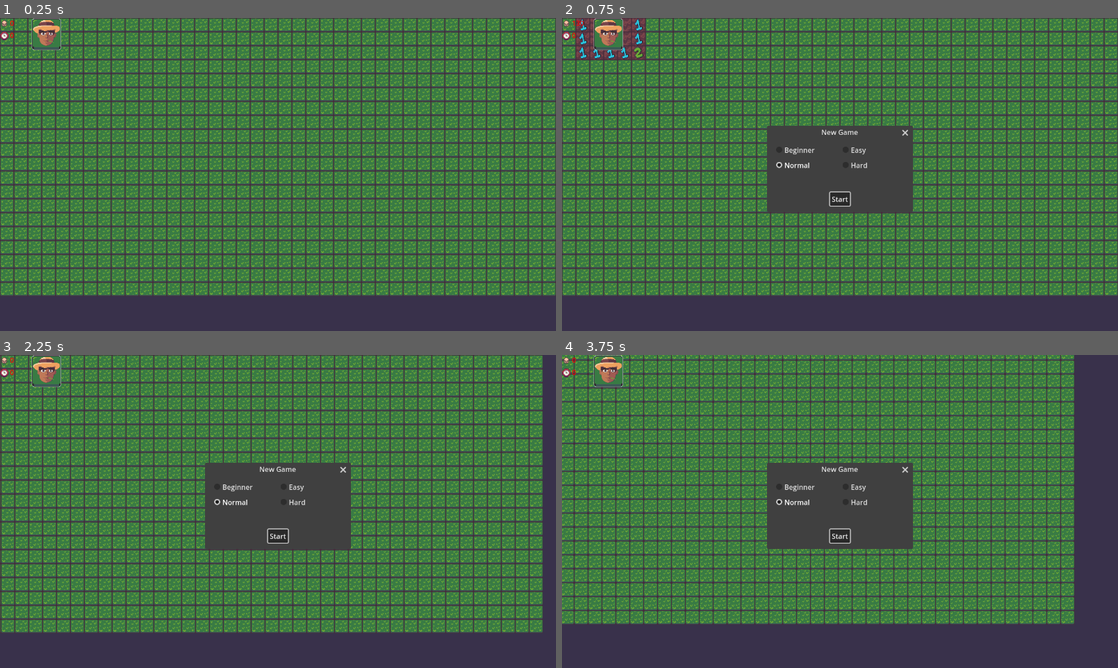
Above: before the commit, frames 1-4 (two rows, left to right).
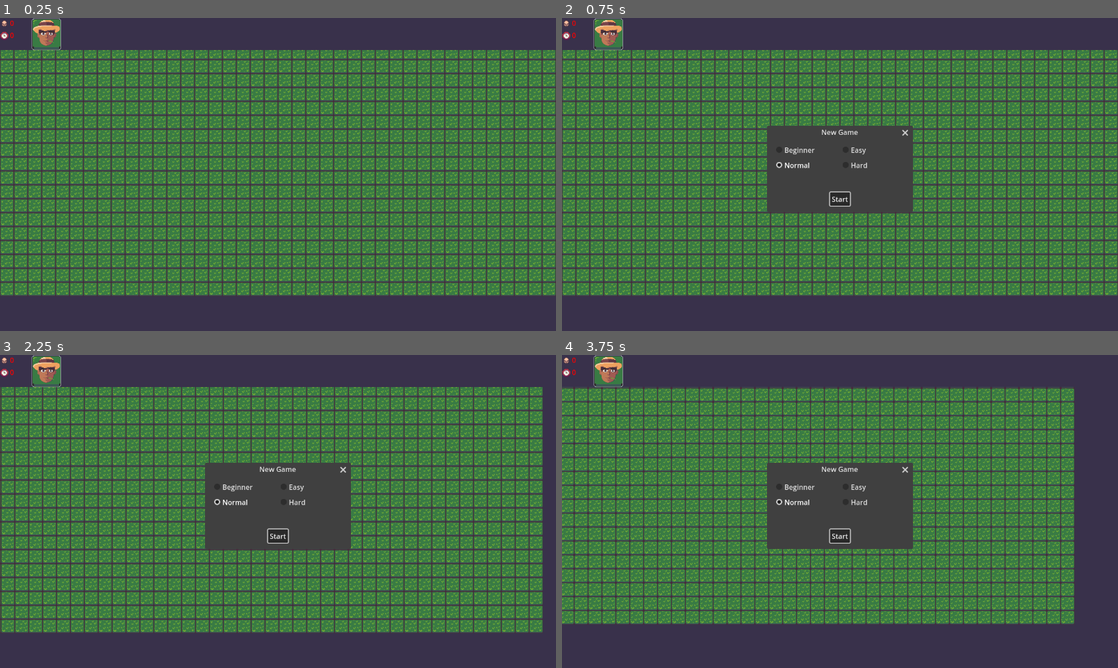
Above: after the commit, the same moments.

Repository: Hudell/campo-minado-de-bosta
Game: Godot game, scene res://main.tscn
The game is run twice, just before and just after one commit, with the same random seed, the same clock (stepped at 60 frames per second) and the same inputs.
Inputs (mouse positions are in pixels of both pictures, inside the frame that each line leads up to):
- Up to frame 1 (0.25 s): no input
- Up to frame 2 (0.75 s): click (606, 33) at 0.5 s
- Up to frame 3 (2.25 s): click "Start" at 1.25 s; tap Enter at 2 s; move the mouse to (400, 495) at 2.02 s; hold Right (ui_right) from 2.03 s (still down); click (400, 495) at 2.17 s
- Up to frame 4 (3.75 s): release Right (ui_right) at 2.75 s; click "Start" at 2.75 s; tap Space at 3.5 s; move the mouse to (728, 527) at 3.52 s; hold Down (ui_down) from 3.53 s (still down); click (728, 527) at 3.67 s

The runs differ from the first frame. In frame 1, 7.8% of the frame differs, in the area x 0-100%, y 0-11%; in frame 2, 8.2%, in the area x 0-100%, y 0-14%; in frame 3, 8.0%; in frame 4, 8.0%.

Commit message:
ignore input while mouse is over the top UI panel

Diff:
--- a/main.tscn
+++ b/main.tscn
@@ -13,11 +13,10 @@
 
 [node name="Panel" type="Panel" parent="Game"]
 custom_minimum_size = Vector2(1280, 720)
-offset_left = -100.0
-offset_top = -100.0
-offset_right = 1280.0
-offset_bottom = 720.0
-scale = Vector2(3, 3)
+offset_left = -3840.0
+offset_top = -2160.0
+offset_right = 3840.0
+offset_bottom = 2160.0
 theme_override_styles/panel = SubResource("StyleBoxFlat_hf6cd")
 
 [node name="MinesGrid" parent="Game" instance=ExtResource("1_f10nx")]
--- a/mines_grid.gd
+++ b/mines_grid.gd
@@ -35,12 +35,13 @@
 var is_clicked := false
 var clicked_mouse_button: MouseButton
 var paused = false
+var is_mouse_blocked = false
 
 func _ready() -> void:
 	clear_board()
 
 func _input(event: InputEvent) -> void:
-	if paused:
+	if paused or is_mouse_blocked:
 		clear_click_data()
 		return
 
--- a/ui.gd
+++ b/ui.gd
@@ -11,7 +11,6 @@
 		update_mines_left()
 		update_timer()
 		update_button()
-
 
 func get_mines_left() -> int:
 	if game == null:
@@ -45,10 +44,15 @@
 	update_timer()
 	update_button()
 
+	if game != null and game.game_finished and not game.game_lost:
+		$AcceptDialog.title = "You've won!"
+		$AcceptDialog.popup()
+
 func _on_game_button_pressed() -> void:
 	if game != null:
 		game.paused = true
 
+		$AcceptDialog.title = "New Game"
 		$AcceptDialog.popup()
 
 func update_mines_left():
@@ -63,6 +67,9 @@
 	%GameButton.visible = not lost
 	%GameLostButton.visible = lost
 
+	if game != null and game.game_lost:
+		$AcceptDialog.title = "You've lost!"
+		$AcceptDialog.popup()
 
 func _on_accept_dialog_confirmed() -> void:
 	if game != null:
@@ -85,3 +92,23 @@
 func _on_accept_dialog_canceled() -> void:
 	if game != null:
 		game.paused = false
+
+func prevent_game_input():
+	if game != null:
+		game.is_mouse_blocked = true
+
+func allow_game_input():
+	if game != null:
+		game.is_mouse_blocked = false
+
+func _on_panel_container_gui_input(_event: InputEvent) -> void:
+	prevent_game_input()
+
+func _on_control_gui_input(_event: InputEvent) -> void:
+	allow_game_input()
+
+func _on_game_button_gui_input(_event: InputEvent) -> void:
+	prevent_game_input()
+
+func _on_game_lost_button_gui_input(_event: InputEvent) -> void:
+	prevent_game_input()
--- a/ui.tscn
+++ b/ui.tscn
@@ -9,7 +9,7 @@
 [ext_resource type="Texture2D" uid="uid://cefhjenmj7yy6" path="res://assets/button_disgusted_pressed.png" id="5_k6qee"]
 
 [sub_resource type="StyleBoxFlat" id="StyleBoxFlat_xjy4p"]
-bg_color = Color(0.223529, 0.192157, 0.294118, 0)
+bg_color = Color(0.223529, 0.192157, 0.294118, 1)
 
 [sub_resource type="StyleBoxFlat" id="StyleBoxFlat_ql4e8"]
 bg_color = Color(0.223529, 0.192157, 0.294118, 0)
@@ -18,6 +18,14 @@
 
 [node name="UI" type="CanvasLayer"]
 script = ExtResource("1_bo8mo")
+
+[node name="Control" type="Control" parent="."]
+layout_mode = 3
+anchors_preset = 0
+offset_left = -100.0
+offset_top = -100.0
+offset_right = 1380.0
+offset_bottom = 820.0
 
 [node name="PanelContainer" type="PanelContainer" parent="."]
 custom_minimum_size = Vector2(0, 64)
@@ -106,6 +114,7 @@
 layout_mode = 2
 size_flags_horizontal = 4
 size_flags_vertical = 4
+mouse_default_cursor_shape = 2
 texture_normal = ExtResource("1_86rhh")
 texture_pressed = ExtResource("2_fcuxb")
 
@@ -115,6 +124,7 @@
 layout_mode = 2
 size_flags_horizontal = 4
 size_flags_vertical = 4
+mouse_default_cursor_shape = 2
 texture_normal = ExtResource("4_ttmdh")
 texture_pressed = ExtResource("5_k6qee")
 
@@ -158,7 +168,11 @@
 button_group = SubResource("ButtonGroup_g2lgp")
 text = "Hard"
 
+[connection signal="gui_input" from="Control" to="." method="_on_control_gui_input"]
+[connection signal="gui_input" from="PanelContainer" to="." method="_on_panel_container_gui_input"]
+[connection signal="gui_input" from="PanelContainer/HBoxContainer/GameButton" to="." method="_on_game_button_gui_input"]
 [connection signal="pressed" from="PanelContainer/HBoxContainer/GameButton" to="." method="_on_game_button_pressed"]
+[connection signal="gui_input" from="PanelContainer/HBoxContainer/GameLostButton" to="." method="_on_game_lost_button_gui_input"]
 [connection signal="pressed" from="PanelContainer/HBoxContainer/GameLostButton" to="." method="_on_game_button_pressed"]
 [connection signal="canceled" from="AcceptDialog" to="." method="_on_accept_dialog_canceled"]
 [connection signal="confirmed" from="AcceptDialog" to="." method="_on_accept_dialog_confirmed"]
